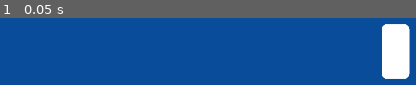
Above: before the commit, frame 1.
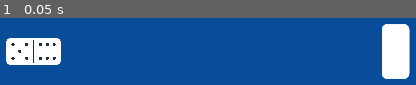
Above: after the commit, the same moment.

Repository: lenny015/capstone-game
Game: Godot game, scene res://scenes/game_board.tscn
The game is run twice, just before and just after one commit, with the same random seed, the same clock (stepped at 60 frames per second) and the same inputs.
Inputs:
- Up to frame 1 (0.05 s): no input

The runs differ from the first frame. In frame 1, 5.3% of the frame differs, in the area x 1-15%, y 29-71%.

Commit message:
Add domino to center of board on start

Diff:
--- a/scripts/domino_manager.gd
+++ b/scripts/domino_manager.gd
@@ -2,14 +2,48 @@
 
 const HOVER_OFFSET = -15
 const SELECT_OFFSET = -30
+const DOMINO_SCENE_PATH = "res://scenes/domino.tscn"
+const TILE_W = 66
+const TILE_H = 132
 
 var hovered_domino: Node2D = null
 var selected_domino: Node2D = null
 var domino_original_pos = {}
 
+var placed_dominoes: Array = []
+
+@onready var boneyard = $"../Boneyard"
+
 func _ready():
-	pass
+	call_deferred("_place_first_domino")
 
+func _place_first_domino():
+	if boneyard.domino_pool.is_empty():
+		return
+
+	var values = boneyard.domino_pool.pop_back()
+	var domino_scene = preload(DOMINO_SCENE_PATH)
+	var new_domino = domino_scene.instantiate()
+	add_child(new_domino)
+
+	new_domino.position = get_viewport().size / 2
+	new_domino.rotation_degrees = 90
+
+	var domino_area = new_domino.get_node("Area2D")
+	domino_area.set_values(values[0], values[1])
+	domino_area.collision_layer = 0
+	domino_area.collision_mask = 0
+
+	placed_dominoes.append({
+		"node": new_domino,
+		"direction": "horizontal"
+	})
+
+
+	placed_dominoes.append({
+		"node": new_domino,
+		"direction": "horizontal"
+	})
 
 func _input(event):
 	if event is InputEventMouseButton and event.button_index == MOUSE_BUTTON_LEFT:
--- a/scripts/player_hand.gd
+++ b/scripts/player_hand.gd
@@ -49,7 +49,6 @@
 		var new_pos = Vector2(calc_domino_pos(i), hand_y_pos)
 		var domino = player_hand[i]
 		animate_card_to_position(domino, new_pos)
-		domino_manager.store_original_position(domino)
 
 func calc_domino_pos(index):
 	var total_width = (player_hand.size() -1) * DOMINO_WIDTH
@@ -59,3 +58,4 @@
 func animate_card_to_position(domino, new_pos):
 	var tween = get_tree().create_tween()
 	tween.tween_property(domino, "position", new_pos, 0.1)
+	tween.tween_callback(func(): domino_manager.store_original_position(domino))
